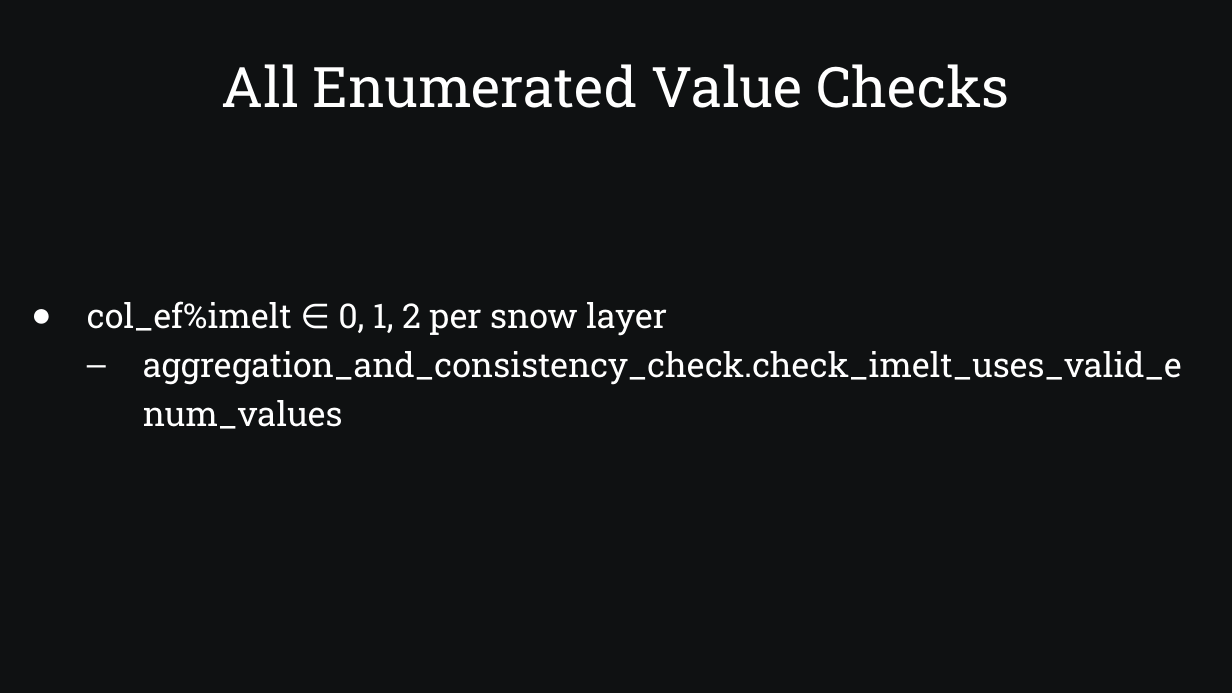
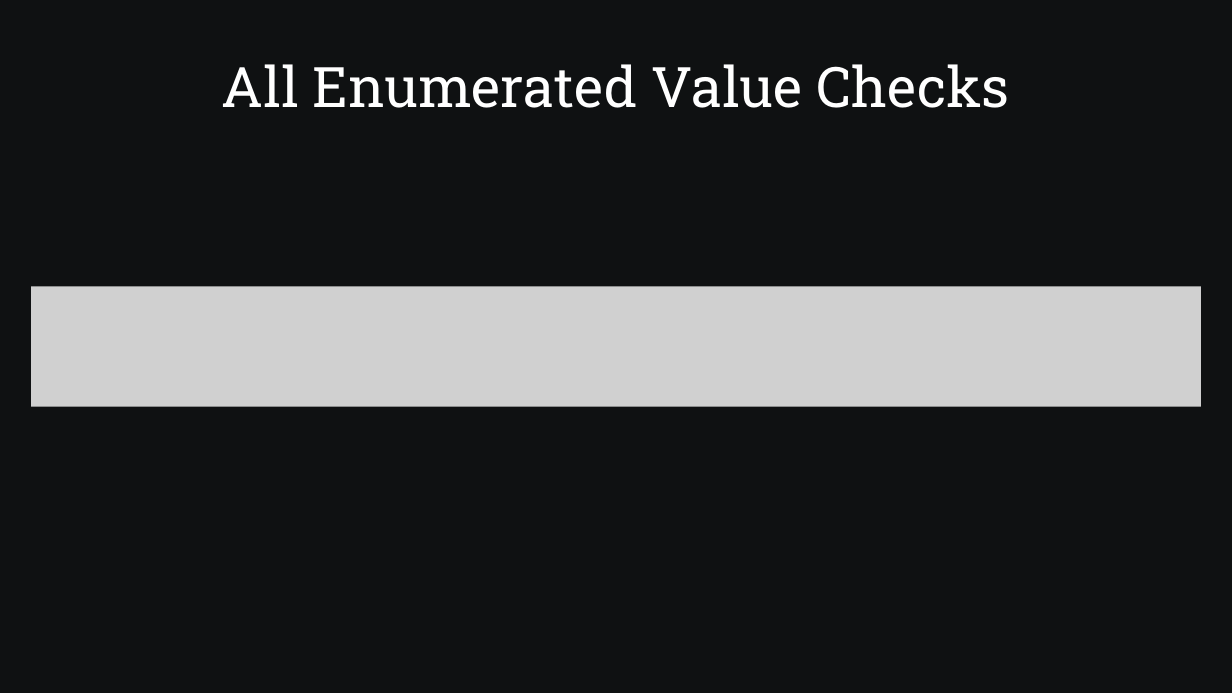
Before and after one commit to SamAllen06/lake_temp_work, a slide deck: slide 29 of documentation/for_collaborators/AnalysisOverview.pptx. Drawn at 1232x693 pixels with LibreOffice and Linux fonts; fonts in the diff are those of the drawing; grey boxes stand for pictures. Boxes give left, top, right and bottom in pixels: in the first picture for what was removed or moved away, otherwise in the second. Text is boxed around its words. In the diff, an @@ line names an element or a change of style, - is before the commit and + after.

Commit message:
Make syntax and formatting consistent for check types slides

```diff
--- a/documentation/for_collaborators/AnalysisOverview.pptx
+++ b/documentation/for_collaborators/AnalysisOverview.pptx
@@ picture added at (31, 286, 1202, 407) @@
@@ text removed at (87, 301, 1182, 429) @@
-● col_ef%imelt ∈ 0, 1, 2 per snow layer
-  – aggregation_and_consistency_check.check_imelt_uses_valid_enum_values
```
Also in this commit, not shown: 9 other slides changed, 1 slide added, 1 other file.
